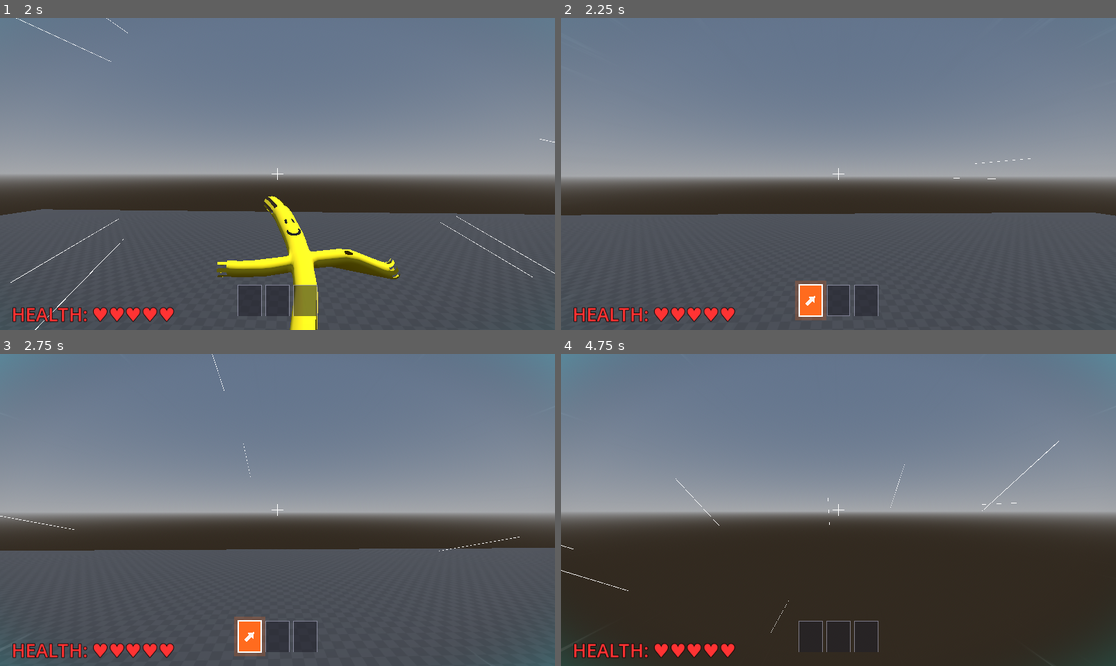
Above: before the commit, frames 1-4 (two rows, left to right).
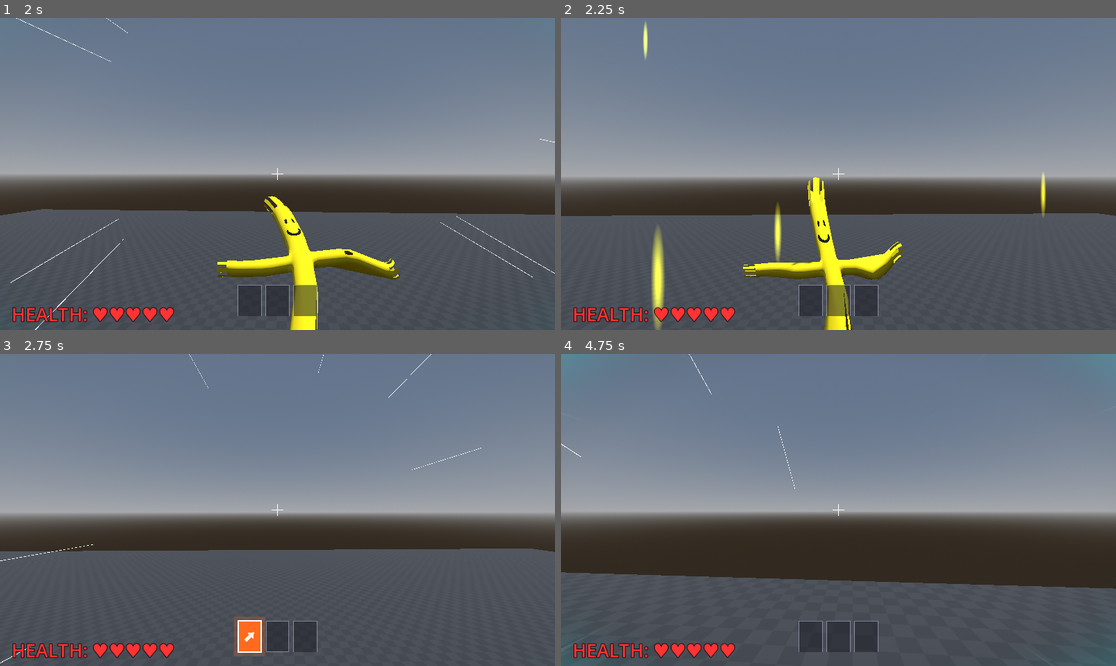
Above: after the commit, the same moments.

Repository: drekunia/tubeland
Game: Godot game, scene res://scenes/environments/prototype_level.tscn
Two runs of this game, one before a commit and one after it. Both use one fixed random seed, a clock stepped at 60 frames per second and the inputs below.
Inputs (mouse positions are in pixels of both pictures, inside the frame that each line leads up to):
- Up to frame 1 (2 s): move the mouse to (305, 174) at 0.52 s; press the mouse at (305, 174) at 0.53 s; hold W (move_forward) from 0.53 s (still down); tap Space (jump) at 0.77, 1.52 s; move the mouse to (249, 174) at 1.27 s; release the mouse at (249, 174) at 1.28 s; right-click (249, 174) at 1.35 s
- Up to frame 2 (2.25 s): keep holding W (move_forward); move the mouse to (849, 167) at 2.02 s; press the mouse at (849, 167) at 2.03 s
- Up to frame 3 (2.75 s): keep holding W (move_forward)
- Up to frame 4 (4.75 s): keep holding W (move_forward); move the mouse to (832, 516) at 2.77 s; release the mouse at (832, 516) at 2.78 s; right-click (832, 516) at 2.85 s; tap Space (jump) at 3.02, 3.77, 4.52 s; move the mouse to (877, 513) at 3.52 s; press the mouse at (877, 513) at 3.53 s; move the mouse to (794, 506) at 4.27 s; release the mouse at (794, 506) at 4.28 s; right-click (794, 506) at 4.35 s

Frame 1 is identical in both runs. In frame 2, 4.9% of the frame differs, in the area x 0-100%, y 1-100%; in frame 3, 0.4%; in frame 4, 26%, in the area x 0-100%, y 0-100%.

Commit message:
2 hit to enemies

Diff:
--- a/scenes/enemies/target_dummy.tscn
+++ b/scenes/enemies/target_dummy.tscn
@@ -58,6 +58,7 @@
 shader_parameter/arm_blend_distance = 0.3
 shader_parameter/arm_speed = 8.0
 shader_parameter/arm_flap_amount = 0.3
+shader_parameter/shoot_intensity = 0.0
 shader_parameter/base_color = Color(0.9, 0.8, 0.1, 1)
 shader_parameter/albedo_texture = ExtResource("2_3o7vv")
 
--- a/scripts/player/melee_hitbox.gd
+++ b/scripts/player/melee_hitbox.gd
@@ -1,6 +1,6 @@
 class_name MeleeHitbox extends ShapeCast3D
 
-@export var melee_damage: int = 100
+@export var melee_damage: int = 50
 @export var melee_cooldown: float = 0.5
 
 @export var player_controller: PlayerController
